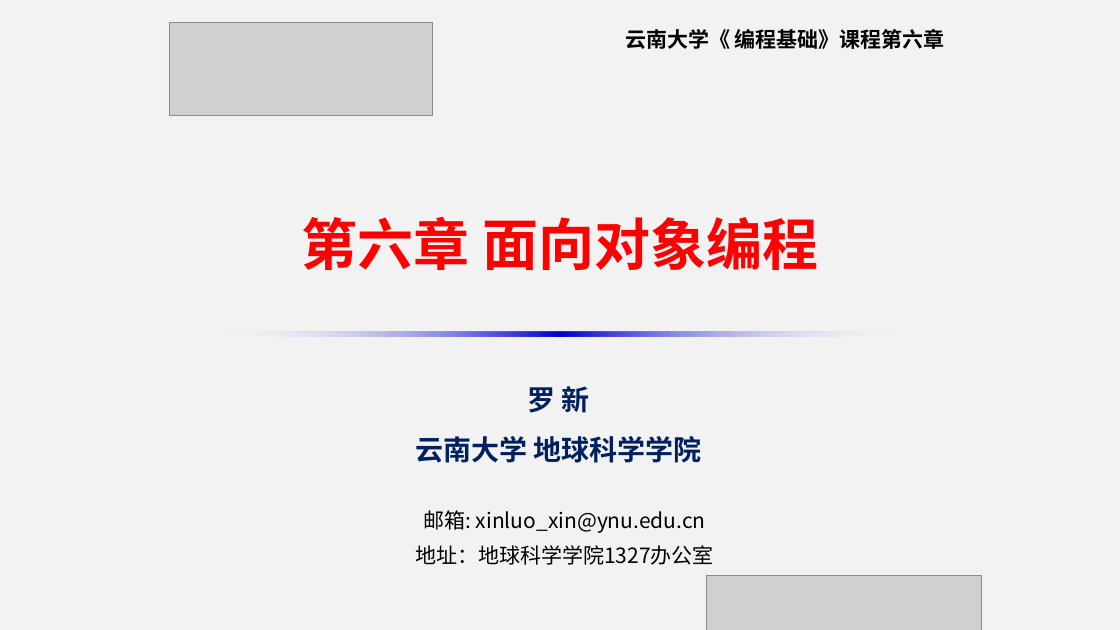
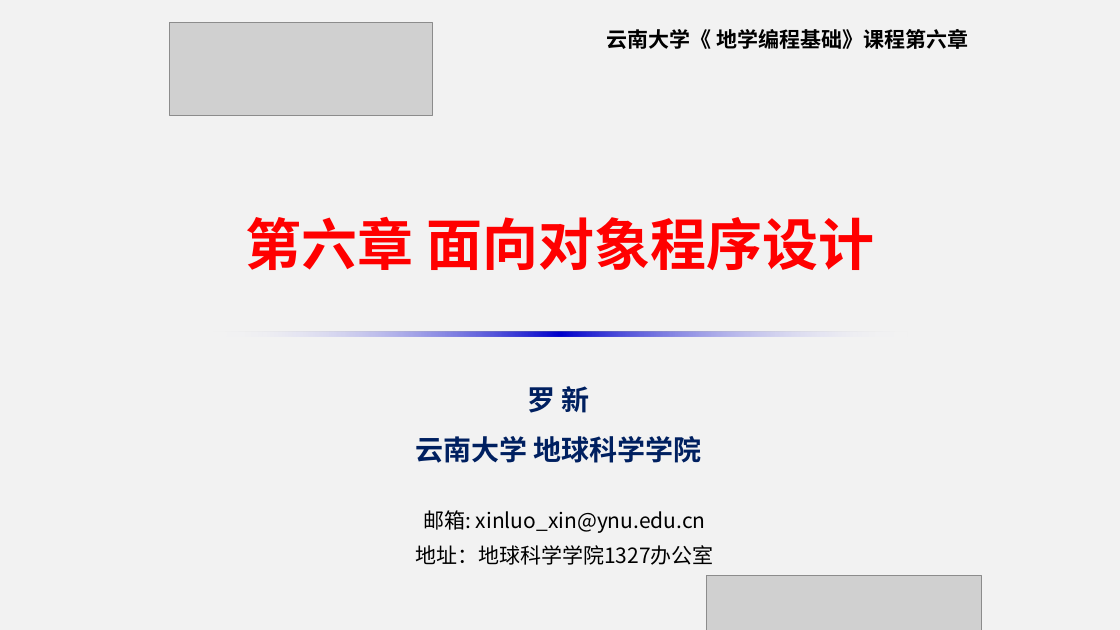
Before and after one commit to xinluo2018/programming-basics, a slide deck: slide 1 of 第6章-面向对象程序设计/第6章-面向对象程序设计.pptx. Drawn at 1120x630 pixels with LibreOffice and Linux fonts; fonts in the diff are those of the drawing; grey boxes stand for pictures. Boxes give left, top, right and bottom in pixels: in the first picture for what was removed or moved away, otherwise in the second. Text is boxed around its words. In the diff, an @@ line names an element or a change of style, - is before the commit and + after.

```diff
--- a/第6章-面向对象程序设计/第6章-面向对象程序设计.pptx
+++ b/第6章-面向对象程序设计/第6章-面向对象程序设计.pptx
@@ text at [607,29,968,49]: text changed @@
-云南大学《 编程基础》课程第六章
+云南大学《 地学编程基础》课程第六章
@@ text at [245,217,874,270]: text changed @@
-第六章 面向对象编程
+第六章 面向对象程序设计
```
Also in this commit, not shown: 15 other slides changed, 1 slide added, 4 other files.
